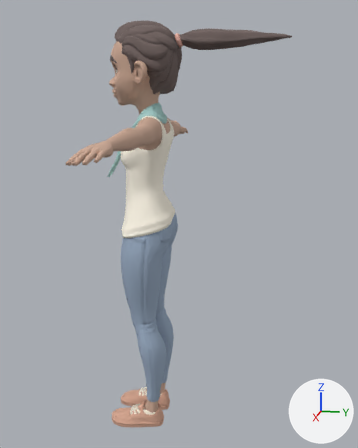
Two versions of the glTF model public/models/character/rain-summer-wanderer.glb, one commit apart.
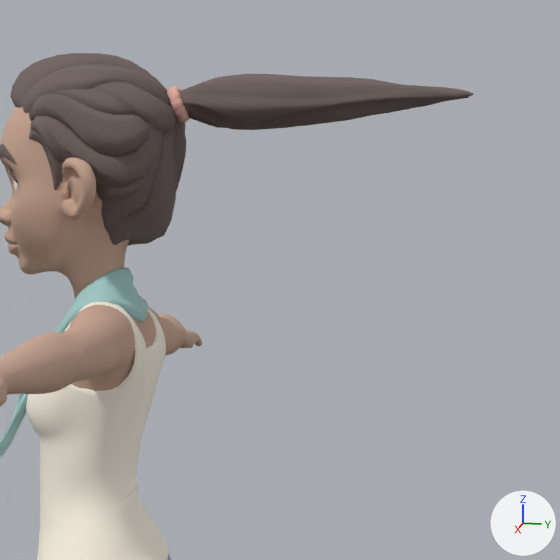
Old and new are each drawn whole from a 50 mm camera at (1.902, 0.482, 1.357) aimed at (-0.002, 0.101, 0.881) and again close up on the part from 31% to 91% of the width and 0% to 48% of the height. The lights are fixed; the arrows at lower right show +X, +Y and +Z. The first two pictures are the older version.

The first close-up shows 'Rain_body', 'Rain_hair_main', 'Rain_hair_ponytail', 'Rain_hairband', 'Rain_head', 'Rain_scarf', 'Rain_top' and 2 more.
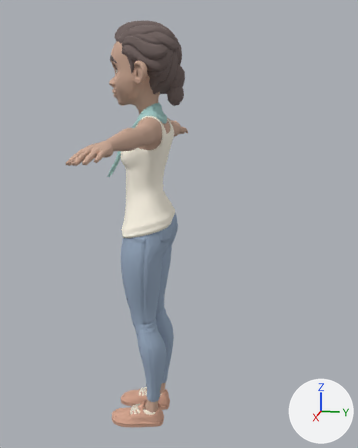
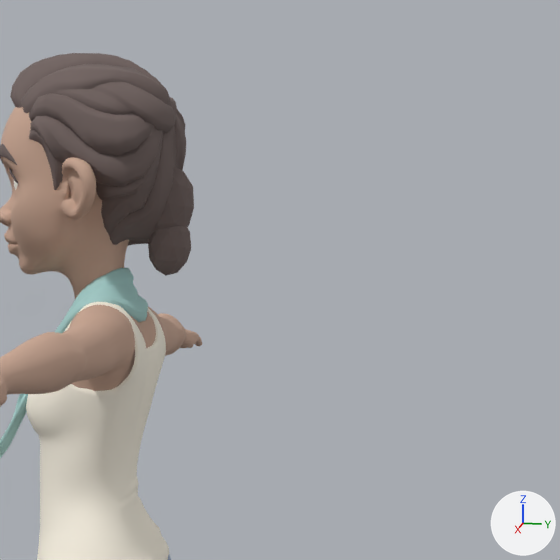
Edits to the bpy script that builds the scene:
```text
Add mat_rain_hair_001:
    mat_rain_hair_001 = principled_material('Rain_Hair.001')
    mat_rain_hair_001.base_color = (0.173, 0.129, 0.122)  # grey #736562
    mat_rain_hair_001.roughness = 0.94
Add me_rain_hair_low_ponytail_mesh:
    me_rain_hair_low_ponytail_mesh.from_pydata(...)  # 84 vertices, 160 faces; spans x -0.033..0.033, y 0.043..0.125, z 1.342..1.497
    me_rain_hair_low_ponytail_mesh.materials.append(mat_rain_hair_001)  # grey #736562
Remove ob_rain_hair_ponytail:
    ob_rain_hair_ponytail = bpy.data.objects.new('Rain_hair_ponytail', me_rain_hair_ponytail_mesh)
    ob_rain_hair_ponytail.location = (0.0, 0.0, 0.0)
Remove ob_rain_hairband:
    ob_rain_hairband = bpy.data.objects.new('Rain_hairband', me_rain_hairband_mesh)
    ob_rain_hairband.location = (0.0, 0.0, 0.0)
Add ob_rain_hair_low_ponytail:
    ob_rain_hair_low_ponytail = bpy.data.objects.new('Rain_hair_low_ponytail', me_rain_hair_low_ponytail_mesh)
    ob_rain_hair_low_ponytail.location = (0.0, 0.0, 0.0)
```

Where the change shows, as pixel boxes (x1, y1, x2, y2) in the close-ups (560 x 560 px):
'Rain_hair_ponytail', deleted: before (169, 74, 473, 130)
'Rain_hair_low_ponytail', added: after (148, 166, 194, 276)
'Rain_hairband', deleted: before (167, 86, 190, 123)
